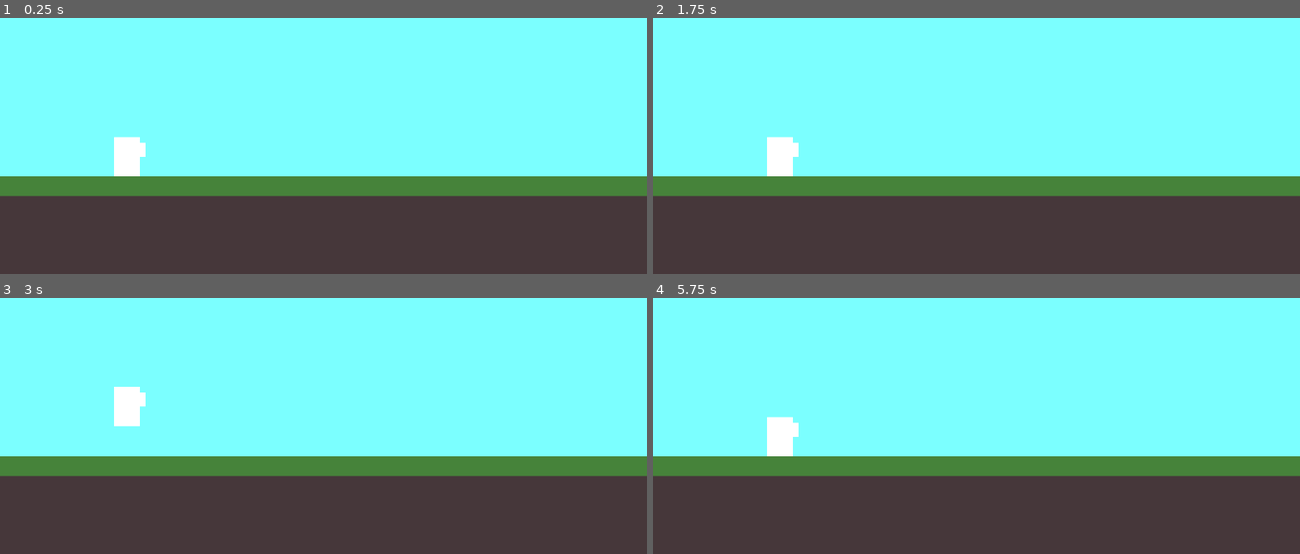
Above: before the commit, frames 1-4 (two rows, left to right).
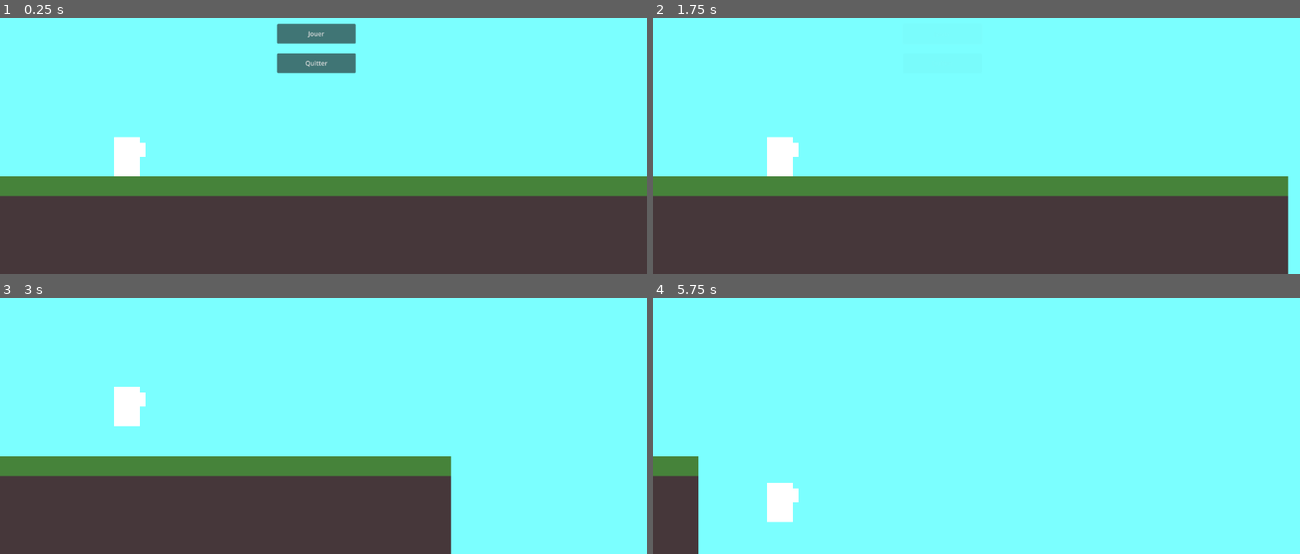
Above: after the commit, the same moments.

Repository: gameking773/FightOrFlightGameJamV
Game: Godot game, scene res://scene/game.tscn
Two runs of this game, one before a commit and one after it. Both use one fixed random seed, a clock stepped at 60 frames per second and the inputs below.
Inputs (mouse positions are in pixels of both pictures, inside the frame that each line leads up to):
- Up to frame 1 (0.25 s): no input
- Up to frame 2 (1.75 s): click (970, 33) at 0.5 s, where only the run after the commit has a clickable "Jouer"; click (970, 33) at 1.25 s, where only the run after the commit has a clickable "Jouer"
- Up to frame 3 (3 s): tap W (attack) at 2.1 s; tap Space (jump) at 2.27 s; tap E (switch_weapon) at 2.85 s
- Up to frame 4 (5.75 s): tap Space (jump) at 3.02, 4.52, 5.27 s; tap W (attack) at 3.6, 5.1 s; tap E (switch_weapon) at 4.35 s

The runs differ from the first frame. In frame 1, 1.9% of the frame differs, in the area x 42-55%, y 2-22%; in frame 2, 0.7%; in frame 3, 12%; in frame 4, 36%, in the area x 7-100%, y 46-100%.

Commit message:
Ajout du menu principal

Diff:
--- a/scene/game.tscn
+++ b/scene/game.tscn
@@ -1,7 +1,8 @@
-[gd_scene load_steps=6 format=3 uid="uid://datk1v2jxeav2"]
+[gd_scene load_steps=7 format=3 uid="uid://datk1v2jxeav2"]
 
 [ext_resource type="Script" path="res://script/background_handler.gd" id="1_2f10g"]
 [ext_resource type="PackedScene" uid="uid://tjb08rwsg7id" path="res://scene/player.tscn" id="1_2wj1x"]
+[ext_resource type="PackedScene" uid="uid://bgy231yb0qrh3" path="res://scene/main_menu.tscn" id="3_0gnls"]
 
 [sub_resource type="BoxMesh" id="BoxMesh_f2l7w"]
 
@@ -46,3 +47,7 @@
 position = Vector2(492.965, 229)
 scale = Vector2(1737.06, 288)
 mesh = SubResource("BoxMesh_qrqpd")
+
+[node name="main_menu" parent="." instance=ExtResource("3_0gnls")]
+
+[connection signal="playispressed" from="main_menu" to="player" method="_on_main_menu_playispressed"]
--- /dev/null
+++ b/scene/main_menu.tscn
@@ -0,0 +1,37 @@
+[gd_scene load_steps=2 format=3 uid="uid://bgy231yb0qrh3"]
+
+[ext_resource type="Script" path="res://script/main_menu.gd" id="1_bqt7h"]
+
+[node name="main_menu" type="Control"]
+layout_mode = 3
+anchors_preset = 15
+anchor_right = 1.0
+anchor_bottom = 1.0
+offset_left = -576.0
+offset_top = -324.0
+offset_right = -576.0
+offset_bottom = -324.0
+grow_horizontal = 2
+grow_vertical = 2
+script = ExtResource("1_bqt7h")
+
+[node name="Jouer" type="Button" parent="."]
+layout_mode = 2
+offset_left = 958.0
+offset_top = 50.0
+offset_right = 1158.0
+offset_bottom = 100.0
+text = "Jouer
+"
+
+[node name="Quitter" type="Button" parent="."]
+layout_mode = 2
+offset_left = 958.0
+offset_top = 125.0
+offset_right = 1158.0
+offset_bottom = 175.0
+text = "Quitter
+"
+
+[connection signal="pressed" from="Jouer" to="." method="_on_jouer_pressed"]
+[connection signal="pressed" from="Quitter" to="." method="_on_quitter_pressed"]
--- a/scene/player.gd
+++ b/scene/player.gd
@@ -1,6 +1,7 @@
 extends CharacterBody2D
 
 @onready var sprite: AnimatedSprite2D = $character/animatedSprite
+
 @export var isMoving = false
 
 const SPEED = 300.0
@@ -41,3 +42,8 @@
 		pass
 	if Input.is_action_just_pressed("pause"):
 		isMoving = false
+
+
+func _on_main_menu_playispressed() -> void:
+	walkspeed = max_walkspeed
+	isMoving = true
--- /dev/null
+++ b/script/main_menu.gd
@@ -0,0 +1,18 @@
+extends Control
+
+signal playispressed
+
+const menuTimeTillPlay = 1.0
+
+func main_menu_despawn() -> void:
+	while modulate.a > 0:
+		await get_tree().create_timer(0.001).timeout
+		modulate.a -= 0.01
+
+func _on_jouer_pressed() -> void:
+	main_menu_despawn()
+	await get_tree().create_timer(menuTimeTillPlay).timeout
+	playispressed.emit()
+
+func _on_quitter_pressed() -> void:
+	get_tree().quit()
